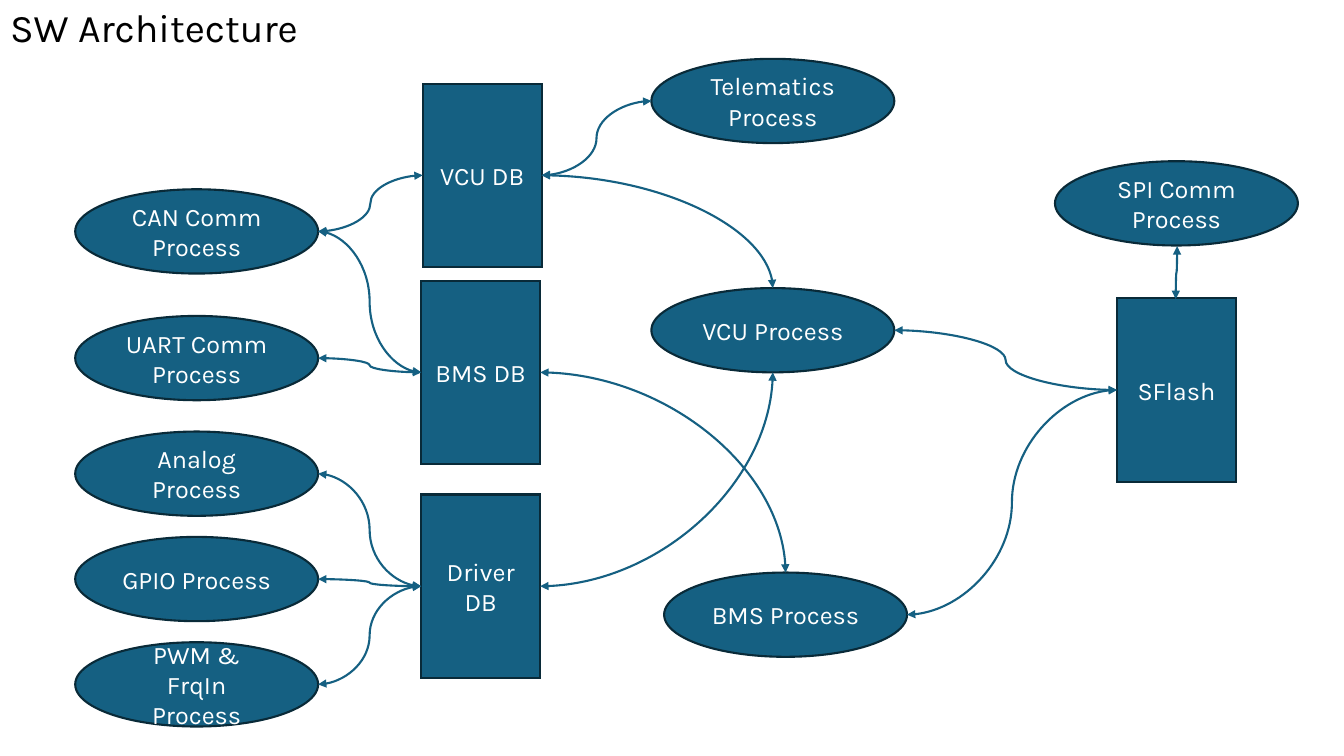
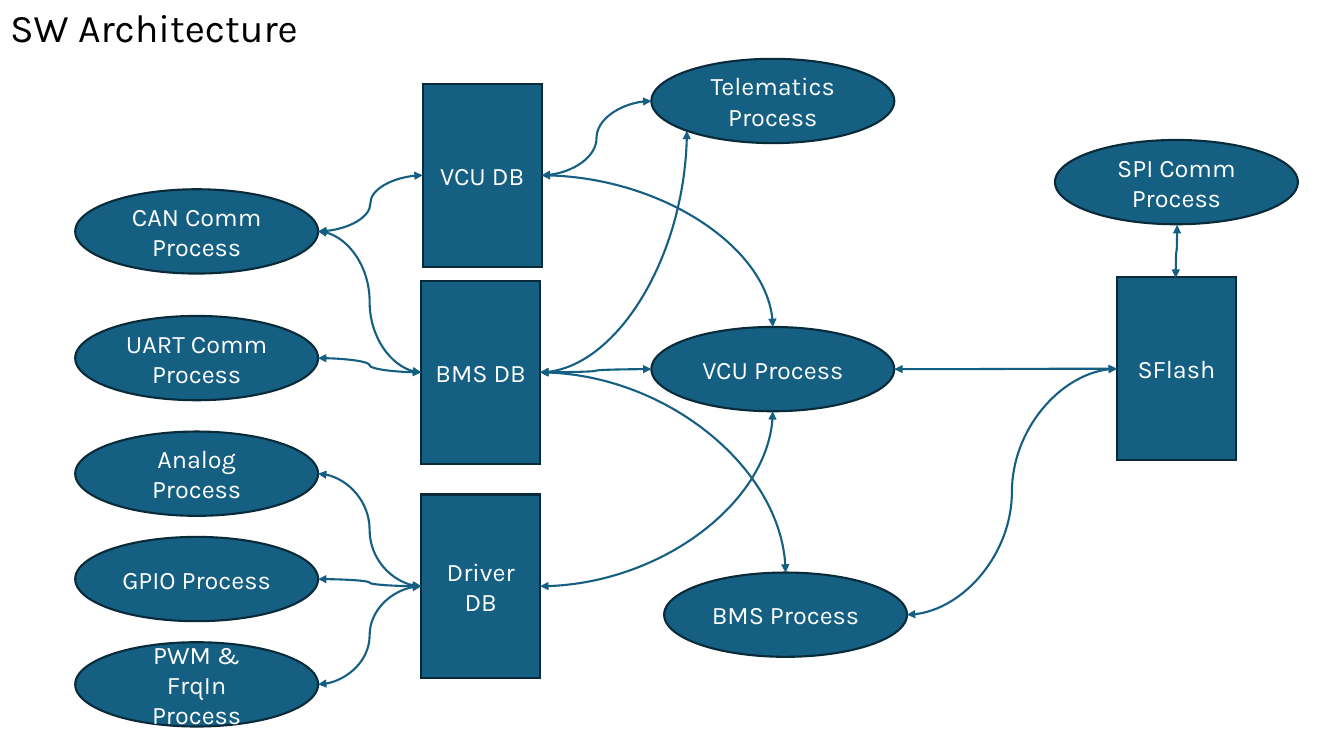
Before and after one commit to grevolserver/Documents, a slide deck: slide 12 of Grevol-VCU.pptx. Drawn at 1344x756 pixels with LibreOffice and Linux fonts; fonts in the diff are those of the drawing. Boxes give left, top, right and bottom in pixels: in the first picture for what was removed or moved away, otherwise in the second. Text is boxed around its words. In the diff, an @@ line names an element or a change of style, - is before the commit and + after.

```diff
--- a/Grevol-VCU.pptx
+++ b/Grevol-VCU.pptx
@@ curved double arrow added from (540, 372) to (688, 131), #156082 1.5 pt @@
@@ curved double arrow moved from (541, 175) - (773, 288) to (541, 175) - (773, 327) @@
@@ 1 ellipse, 1 rectangle, 1 curved double arrow: place and size @@
-1 ellipse, 1 rectangle, 1 curved double arrow at [1056, 161, 1299, 482]
+1 ellipse, 1 rectangle, 1 curved double arrow at [1056, 140, 1299, 461]
@@ ellipse "VCU Process": place and size @@
-ellipse "VCU Process" at [651, 288, 894, 373]
+ellipse "VCU Process" at [651, 327, 894, 411]
@@ curved double arrow added from (540, 372) to (651, 369), #156082 1.5 pt @@
@@ curved double arrow moved from (894, 331) - (1117, 390) to (894, 369) - (1117, 369) @@
@@ curved double arrow moved from (907, 615) - (1117, 390) to (907, 615) - (1117, 369) @@
@@ curved double arrow moved from (540, 587) - (773, 372) to (540, 587) - (773, 411) @@
```
Also in this commit, not shown: 1 other slide changed, 2 other files.
